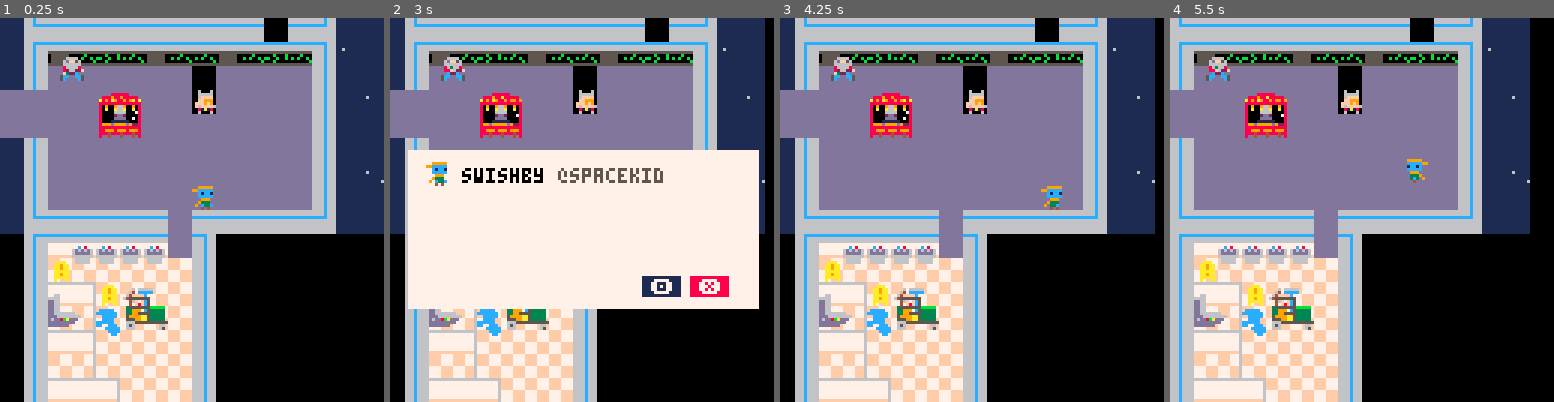
Above: before the commit, frames 1-4 (left to right).
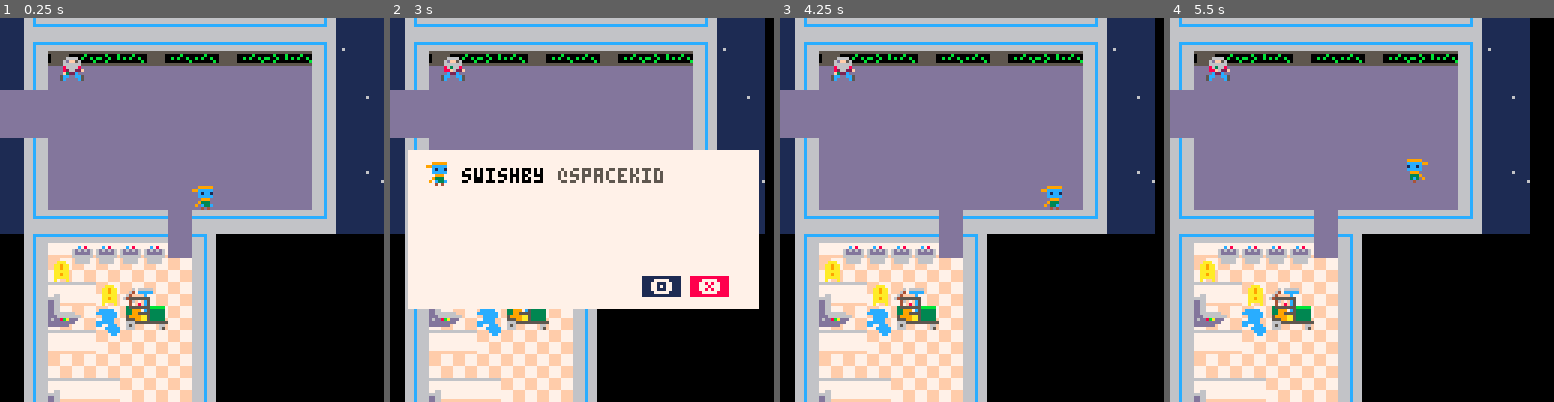
Above: after the commit, the same moments.

Repository: The-Cunning-Folk/verified
Game: PICO-8 cartridge verified.p8
Same seed, same stepped clock (60 frames per second), same inputs: the game is played once before the commit and once after it.
Inputs:
- Up to frame 1 (0.25 s): no input
- Up to frame 2 (3 s): tap X (X key) at 0.33, 1.07, 1.85, 2.97 s; tap O (Z key) at 0.7, 1.7, 2.1, 2.5, 2.9 s; hold Right 1.6-2.1 s; hold Up 2.15-2.42 s; hold Right from 2.47 s (still down)
- Up to frame 3 (4.25 s): release Right at 3.03 s; hold Left 3.08-3.58 s; tap O (Z key) at 3.3, 3.7, 4.1 s; hold Down 3.63-3.97 s; hold Right from 4.02 s (still down); tap X (X key) at 4.08 s
- Up to frame 4 (5.5 s): tap O (Z key) at 4.5, 4.9, 5.3 s; release Right at 4.68 s; hold Up 4.73-5.03 s; hold Left from 5.08 s (still down); tap X (X key) at 5.2 s

The runs differ from the first frame. In frame 1, 2.6% of the frame differs, in the area x 12-75%, y 0-100%; in frame 2, 2.6%; in frame 3, 2.6%; in frame 4, 2.6%.

Commit message:
exclamation!

Diff:
--- a/verified.p8
+++ b/verified.p8
@@ -652,14 +652,14 @@
 
 
 __gff__
-0001020202000202020202428242820000000000000001418100000100000000000000000040834383030001010000000000010000000000000000000000000000010101010000000101010100000000000101010100000100000000000000000000000000000000000000000000000000000000000000000000000000000000
+0001060606000606060606468646860000000000000001418101010300000000000000000047874787030003030000000000010000000000000000000000000000010101010000000101010100000000000101010100000100000000000000000000000000000000000000000000000000010100000000000000000000000000
 0000000000000000000000000000000000000000000000000000000000000000000000000000000000000000000000000000000000000000000000000000000000000000000000000000000000000000000000000000000000000000000000000000000000000000000000000000000000000000000000000000000000000000
 __map__
-474b42424242424242424230424a474700000000000000000000000000000000000000000000000000000000000000000000000000000000000000000000000000000000000000000000000000000000000000000000000000000000000000000000000000000000000000000000000000000000000000000000000000000000
+474b42424242424242424242424a474700000000000000000000000000000000000000000000000000000000000000000000000000000000000000000000000000000000000000000000000000000000000000000000000000000000000000000000000000000000000000000000000000000000000000000000000000000000
 4748545352535453535453525349454700000000000000000000000000000000000000000000000000000000000000000000000000000000000000000000000000000000000000000000000000000000000000000000000000000000000000000000000000000000000000000000000000000000000000000000000000000000
-4743404040404040304040404044474700000000000000000000000000000000000000000000000000000000000000000000000000000000000000000000000000000000000000000000000000000000000000000000000000000000000000000000000000000000000000000000000000000000000000000000000000000000
-4040404016174040074040404044474500000000000000000000000000000000000000000000000000000000000000000000000000000000000000000000000000000000000000000000000000000000000000000000000000000000000000000000000000000000000000000000000000000000000000000000000000000000
-4040404026274040404040404044474700000000000000000000000000000000000000000000000000000000000000000000000000000000000000000000000000000000000000000000000000000000000000000000000000000000000000000000000000000000000000000000000000000000000000000000000000000000
+4743404040404040404040404044474700000000000000000000000000000000000000000000000000000000000000000000000000000000000000000000000000000000000000000000000000000000000000000000000000000000000000000000000000000000000000000000000000000000000000000000000000000000
+4040404040404040404040404044474500000000000000000000000000000000000000000000000000000000000000000000000000000000000000000000000000000000000000000000000000000000000000000000000000000000000000000000000000000000000000000000000000000000000000000000000000000000
+4040404040404040404040404044474700000000000000000000000000000000000000000000000000000000000000000000000000000000000000000000000000000000000000000000000000000000000000000000000000000000000000000000000000000000000000000000000000000000000000000000000000000000
 4743404040404040404040404044474700000000000000000000000000000000000000000000000000000000000000000000000000000000000000000000000000000000000000000000000000000000000000000000000000000000000000000000000000000000000000000000000000000000000000000000000000000000
 4743404040404040404040404044474600000000000000000000000000000000000000000000000000000000000000000000000000000000000000000000000000000000000000000000000000000000000000000000000000000000000000000000000000000000000000000000000000000000000000000000000000000000
 4743404040404040404040404044474700000000000000000000000000000000000000000000000000000000000000000000000000000000000000000000000000000000000000000000000000000000000000000000000000000000000000000000000000000000000000000000000000000000000000000000000000000000
@@ -670,8 +670,8 @@
 0043292a622b2c61444141000000000000000000000000000000000000000000000000000000000000000000000000000000000000000000000000000000000000000000000000000000000000000000000000000000000000000000000000000000000000000000000000000000000000000000000000000000000000000000
 0043517163616161444141000000000000000000000000000000000000000000000000000000000000000000000000000000000000000000000000000000000000000000000000000000000000000000000000000000000000000000000000000000000000000000000000000000000000000000000000000000000000000000
 0043617061616161444141000000000000000000000000000000000000000000000000000000000000000000000000000000000000000000000000000000000000000000000000000000000000000000000000000000000000000000000000000000000000000000000000000000000000000000000000000000000000000000
-0043515171616161444141000000000000000000000000000000000000000000000000000000000000000000000000000000000000000000000000000000000000000000000000000000000000000000000000000000000000000000000000000000000000000000000000000000000000000000000000000000000000000000
-0043616170616161440000000000000000000000000000000000000000000000000000000000000000000000000000000000000000000000000000000000000000000000000000000000000000000000000000000000000000000000000000000000000000000000000000000000000000000000000000000000000000000000
+0043195171616161444141000000000000000000000000000000000000000000000000000000000000000000000000000000000000000000000000000000000000000000000000000000000000000000000000000000000000000000000000000000000000000000000000000000000000000000000000000000000000000000
+0043292a70616161440000000000000000000000000000000000000000000000000000000000000000000000000000000000000000000000000000000000000000000000000000000000000000000000000000000000000000000000000000000000000000000000000000000000000000000000000000000000000000000000
 0043616170616161440000000000000000000000000000000000000000000000000000000000000000000000000000000000000000000000000000000000000000000000000000000000000000000000000000000000000000000000000000000000000000000000000000000000000000000000000000000000000000000000
 004b4242424242424a0000000000000000000000000000000000000000000000000000000000000000000000000000000000000000000000000000000000000000000000000000000000000000000000000000000000000000000000000000000000000000000000000000000000000000000000000000000000000000000000
 0000000000000000000000000000000000000000000000000000000000000000000000000000000000000000000000000000000000000000000000000000000000000000000000000000000000000000000000000000000000000000000000000000000000000000000000000000000000000000000000000000000000000000
Not shown, changed: 28 lines of the sprite sheet (__gfx__) section of verified.p8
